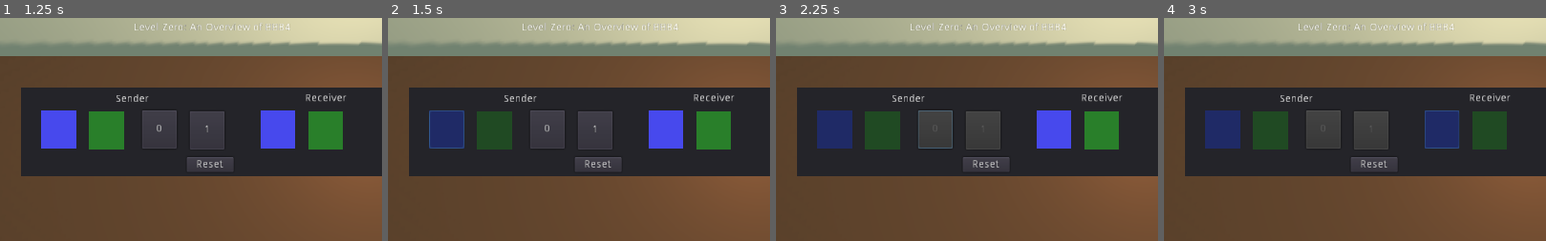
Above: before the commit, frames 1-4 (left to right).
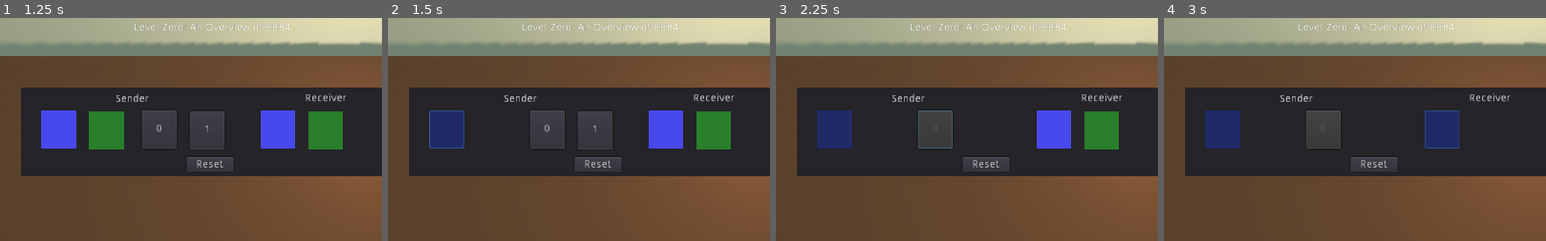
Above: after the commit, the same moments.

Repository: Clockwork-Rat/BB84_Godot
Game: Godot game, scene res://lvl_0/lvl_0.tscn
The game is run twice, just before and just after one commit, with the same random seed, the same clock (stepped at 60 frames per second) and the same inputs. This scene is started directly instead of the project's main scene.
Inputs (mouse positions are % of the whole screen's width and height, from its top left):
- Up to frame 1 (1.25 s): click "Next" at 0.5 s
- Up to frame 2 (1.5 s): click (30, 37) at 1.25 s
- Up to frame 3 (2.25 s): click "0" at 2 s
- Up to frame 4 (3 s): click (59, 37) at 2.75 s
The pictures show only the part of the screen within x 22-72%, y 12-62%; the shares and areas given below are measured in that part.

Frame 1 is identical in both runs. In frame 2, 1.6% of the frame differs, in the area x 23-33%, y 41-59%; in frame 3, 2.6%; in frame 4, 4.1%, in the area x 23-90%, y 41-59%.

Commit message:
level 0 pt 1

Diff:
--- a/lvl_0/familiarize_panel.gd
+++ b/lvl_0/familiarize_panel.gd
@@ -6,6 +6,7 @@
 onready var send_one = $send_one
 onready var rec_blue = $rec_blue
 onready var rec_green = $rec_green
+onready var result = $result
 
 enum COLOR_STATE {
 	BLUE,
@@ -34,7 +35,16 @@
 		send_number_selected = false
 		rec_color_selected = false
 	if toggle:
-		print( "toggle toggled" )
+		randomize()
+		if send_color_state == rec_color_state:
+			if send_number_state == NUMBER_STATE.ZERO:
+				result.text = "0"
+			else:
+				result.text = "1"
+		else:
+			var temp = rand_range(0, 2)
+			temp = floor(temp)
+			result.text = String(temp)
 		toggle = false
 
 func _on_send_blue_pressed():
@@ -42,47 +52,69 @@
 	send_green.disabled = true
 	send_color_state = COLOR_STATE.BLUE
 	send_color_selected = true
+	send_green.hide()
 
 func _on_send_green_pressed():
 	send_blue.disabled = true
 	send_green.disabled = true
 	send_color_state = COLOR_STATE.GREEN
 	send_color_selected = true
+	send_blue.hide()
 
 func _on_send_zero_pressed():
 	send_zero.disabled = true
 	send_one.disabled = true
 	send_number_state = NUMBER_STATE.ZERO
 	send_number_selected = true
+	send_one.hide()
 
 func _on_send_one_pressed():
 	send_zero.disabled = true
 	send_one.disabled = true
 	send_number_state = NUMBER_STATE.ONE
 	send_number_selected = true
+	send_zero.hide()
 
 func _on_reset_btn_pressed():
 	send_blue.disabled = false
+	send_blue.show()
+
 	send_green.disabled = false
+	send_green.show()
+
 	send_zero.disabled = false
+	send_zero.show()
+
 	send_one.disabled = false
+	send_one.show()
+
 	rec_blue.disabled = false
+	rec_blue.show()
+
 	rec_green.disabled = false
+	rec_green.show()
+
 	send_color_state = COLOR_STATE.NONE
 	send_number_state = NUMBER_STATE.NONE
 	rec_color_state = COLOR_STATE.NONE
+
 	send_color_selected = false
 	send_number_selected = false
 	rec_color_selected = false
+
+	result.text = ""
 
 func _on_rec_blue_pressed():
 	rec_blue.disabled = true
 	rec_green.disabled = true
 	rec_color_state = COLOR_STATE.BLUE
 	rec_color_selected = true
+	rec_green.hide()
+
 
 func _on_rec_green_pressed():
 	rec_blue.disabled = true
 	rec_green.disabled = true
 	rec_color_state = COLOR_STATE.GREEN
 	rec_color_selected = true
+	rec_blue.hide()
--- a/lvl_0/ui_lvl_0.tscn
+++ b/lvl_0/ui_lvl_0.tscn
@@ -1,11 +1,9 @@
-[gd_scene load_steps=6 format=2]
+[gd_scene load_steps=5 format=2]
 
 [ext_resource path="res://lvl_0/scene_assets/ui_lvl_0.gd" type="Script" id=1]
 [ext_resource path="res://lvl_0/scene_assets/ui_blue/ui_blue_theme.tres" type="Theme" id=2]
 [ext_resource path="res://lvl_0/scene_assets/ui_green/ui_green_theme.tres" type="Theme" id=3]
 [ext_resource path="res://lvl_0/familiarize_panel.gd" type="Script" id=4]
-
-[sub_resource type="ImageTexture" id=1]
 
 [node name="Control" type="Control"]
 anchor_right = 1.0
@@ -140,11 +138,6 @@
 margin_bottom = -0.00200653
 text = "Reset"
 
-[node name="result" type="Sprite" parent="familiarize_panel"]
-position = Vector2( 449, 33 )
-scale = Vector2( 50, 49 )
-texture = SubResource( 1 )
-
 [node name="send_lbl" type="Label" parent="familiarize_panel"]
 anchor_left = 0.248
 anchor_top = 0.076
@@ -167,6 +160,18 @@
 margin_bottom = -0.0149994
 text = "Receiver"
 
+[node name="result" type="Label" parent="familiarize_panel"]
+anchor_left = 0.887
+anchor_top = 0.294
+anchor_right = 0.973
+anchor_bottom = 0.681
+margin_left = -0.143951
+margin_top = 0.0140076
+margin_right = -0.175964
+margin_bottom = -0.0389862
+align = 1
+valign = 1
+
 [connection signal="pressed" from="prompt_panel/next_button" to="." method="_on_next_button_pressed"]
 [connection signal="pressed" from="familiarize_panel/send_blue" to="familiarize_panel" method="_on_send_blue_pressed"]
 [connection signal="pressed" from="familiarize_panel/send_green" to="familiarize_panel" method="_on_send_green_pressed"]
